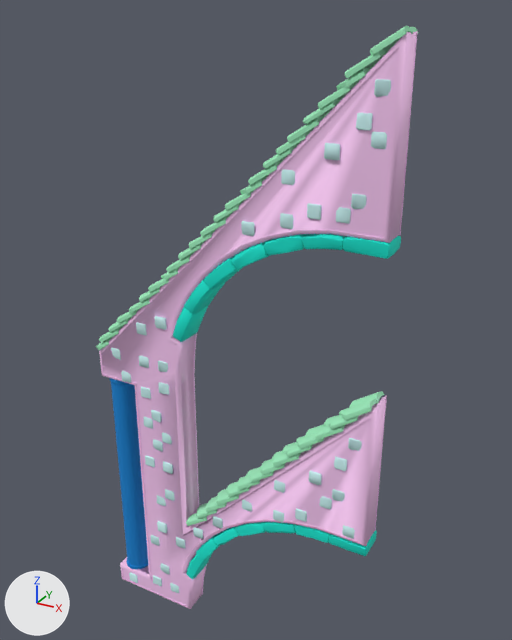
One commit to the FBX model res/content/Art/Asset/Generique/deco/arch01.fbx: the scene before it, then after it.
The view is the same before and after, from a 50 mm lens placed at (8.11, -13.29, 8.32), pointed at (0.36, 0.81, 1.27). The axes (+X, +Y, +Z) are drawn at lower left. The lights are the same throughout. The picture after the commit comes second. Vertices at exactly the same position are counted once.

Objects in the first picture: 'arch01'.
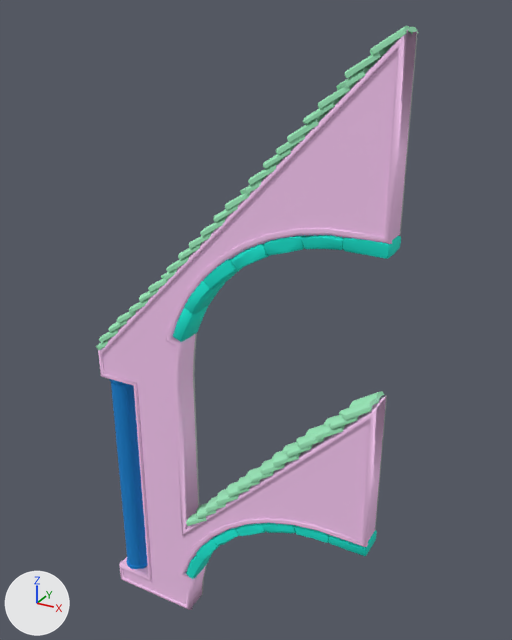
What differs and where, as boxes (x1, y1, x2, y2) in the pictures (512 x 640 px; the box of a moved part takes in the faces that stretch with it):
'arch01', reshaped
    before: (96, 25, 418, 609)
    after: (96, 25, 418, 610)
part 1 of me_mesh, deleted
    before: (111, 79, 391, 593)
part 2 of me_mesh, moved or reshaped
    before: (102, 26, 417, 609)
    after: (98, 30, 417, 610)
part 3 of me_mesh, recoloured
    after: (193, 376, 387, 595)

The change, as a list of edits to the scene's bpy script:
```text
Add mat_08___default:
    mat_08___default = principled_material('08 - Default')
    mat_08___default.base_color = (0.5, 0.5, 0.5)  # grey #bcbcbc
    mat_08___default.roughness = 0.0
Change me_mesh:
    used by ob_arch01; location = (0.0, 0.0, 0.0)
    remove me_mesh.from_pydata(...)  # 9848 vertices, 18888 faces; spans x -4.0..4.0, y -0.5..0.5, z -8.0..8.0
    add me_mesh.from_pydata(...)  # 5703 vertices, 10904 faces; spans x -4.0..4.0, y -0.5..0.5, z -8.0..8.0
    me_mesh part 1: 88 loose pieces with 4071 vertices, spanning x -3.4..3.8, y -0.5..0.5, z -7.8..7.1, are deleted
    me_mesh part 2: 70 vertices moved within x -3.8..4.0, y -0.4..0.4, z -7.9..7.9; 147 vertices removed from x -3.8..4.0, y -0.4..-0.1, z -7.9..7.9; 73 vertices added at x -3.8..4.0, y -0.4..-0.3, z -8.0..8.0
    me_mesh part 3: 107 faces spanning x -3.8..4.0, y 0.3..0.4, z -8.0..7.8 switch from mat_mosaique_plane (pink #fbcaf5) to mat_08___default (grey #bcbcbc)
    remove me_mesh.materials.append(mat_mosaique_mesh)  # cyan #caf2f3
```
